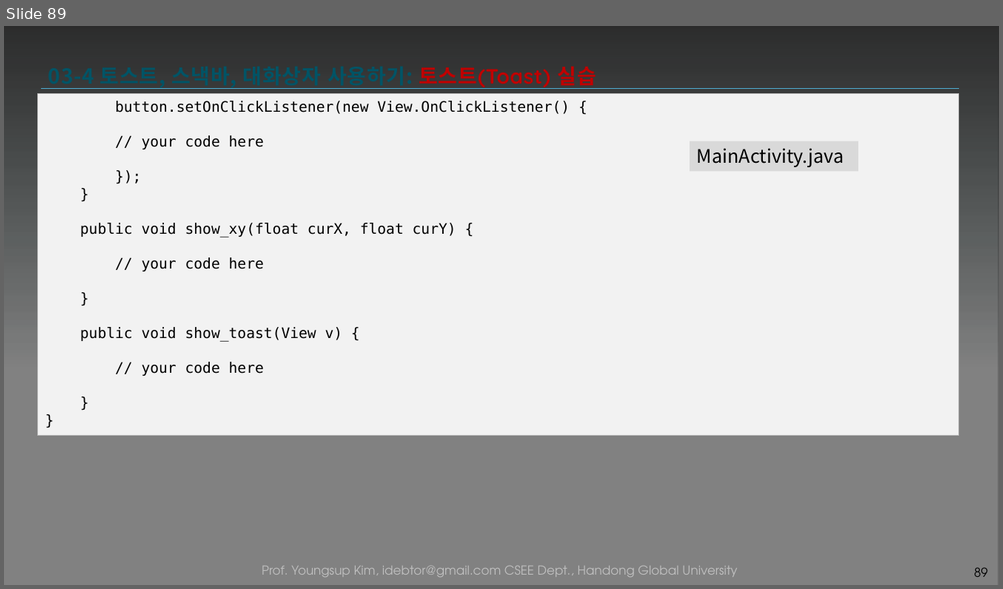
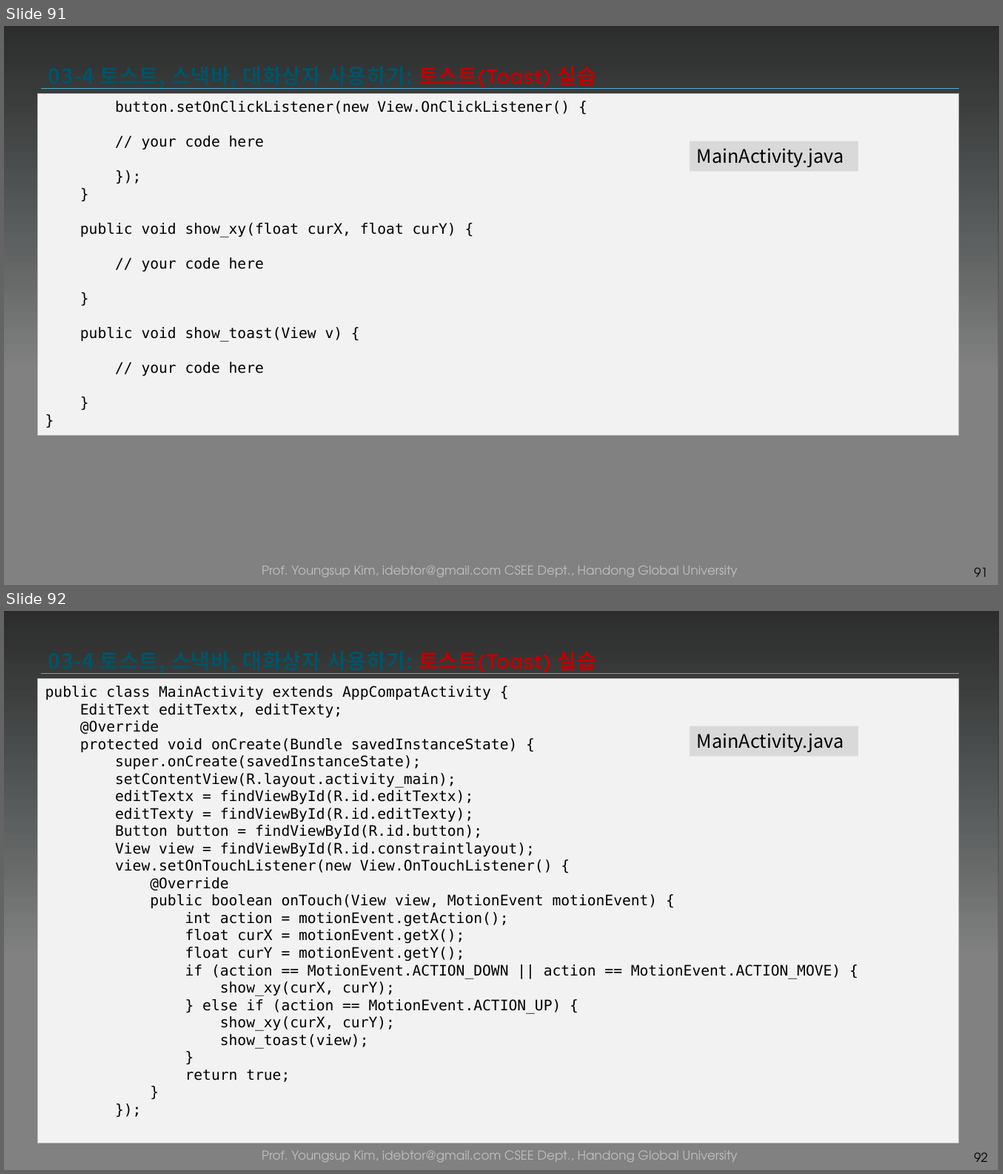
Before and after one commit to tae7841/HuStarAS, a slide deck: ppts/03Widget.pptx. Shown one above the other, each under a label of ours: slide 89 before the commit, slides 91 and 92 after it. The pictures are 1003x589 and 1003x1174 pixels, drawn with LibreOffice and Linux fonts; fonts in the diff are those of the drawing; background and template pictures are left out; a plain dark background stands for a picture behind light text. Boxes give left, top, right and bottom in pixels: in the first picture for what was removed or moved away, otherwise in the second. Text is boxed around its words. In the diff, an @@ line names an element or a change of style, - is before the commit and + after.

```diff
--- a/ppts/03Widget.pptx
+++ b/ppts/03Widget.pptx
@@ slide 92 added at <box>4,611,999,1170</box>, background picture (left out); not listed: 3 template elements that a slide beside it also shows @@
@@ title added at <box>48,651,596,674</box>, 20 pt, text gradient #005466 to #005061 to #003E4B, bold @@
+03-4 토스트, 스낵바, 대화상자 사용하기: 토스트(Toast) 실습
@@ rectangle added at <box>37,679,959,1144</box>, fill #F2F2F2, outline #BFBFBF 0.75 pt, 14 pt, text #000000 @@
+public class MainActivity extends AppCompatActivity {
+EditText editTextx, editTexty;
+@Override
+protected void onCreate(Bundle savedInstanceState) {
+super.onCreate(savedInstanceState);
+setContentView(R.layout.activity_main);
+editTextx = findViewById(R.id.editTextx);
+editTexty = findViewById(R.id.editTexty);
+Button button = findViewById(R.id.button);
+View view = findViewById(R.id.constraintlayout);
+view.setOnTouchListener(new View.OnTouchListener() {
+@Override
+public boolean onTouch(View view, MotionEvent motionEvent) {
+int action = motionEvent.getAction();
+float curX = motionEvent.getX();
+float curY = motionEvent.getY();
+if (action == MotionEvent.ACTION_DOWN || action == MotionEvent.ACTION_MOVE) {
+show_xy(curX, curY);
+} else if (action == MotionEvent.ACTION_UP) {
+show_xy(curX, curY);
+show_toast(view);
+}
+return true;
+}
+});
@@ rectangle added at <box>690,726,858,757</box>, fill #D9D9D9, 18 pt, text #000000 @@
+MainActivity.java
@@ page number added at <box>973,1153,987,1162</box>, 12 pt, text #000000 @@
+92
@@ what was slide 89 is now slide 91 @@
@@ page number at <box>973,568,987,577</box>: text changed @@
-89
+91
```
Also in this commit, not shown: 12 slides changed, 6 other slides added, 3 slides removed, 34 other files.
